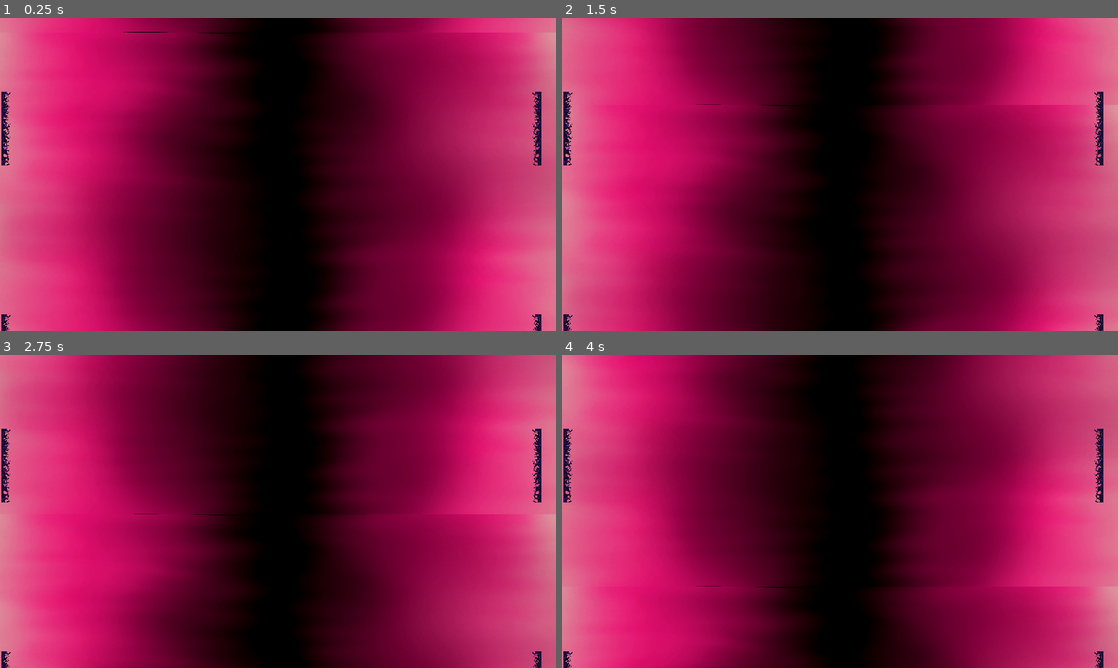
Above: before the commit, frames 1-4 (two rows, left to right).
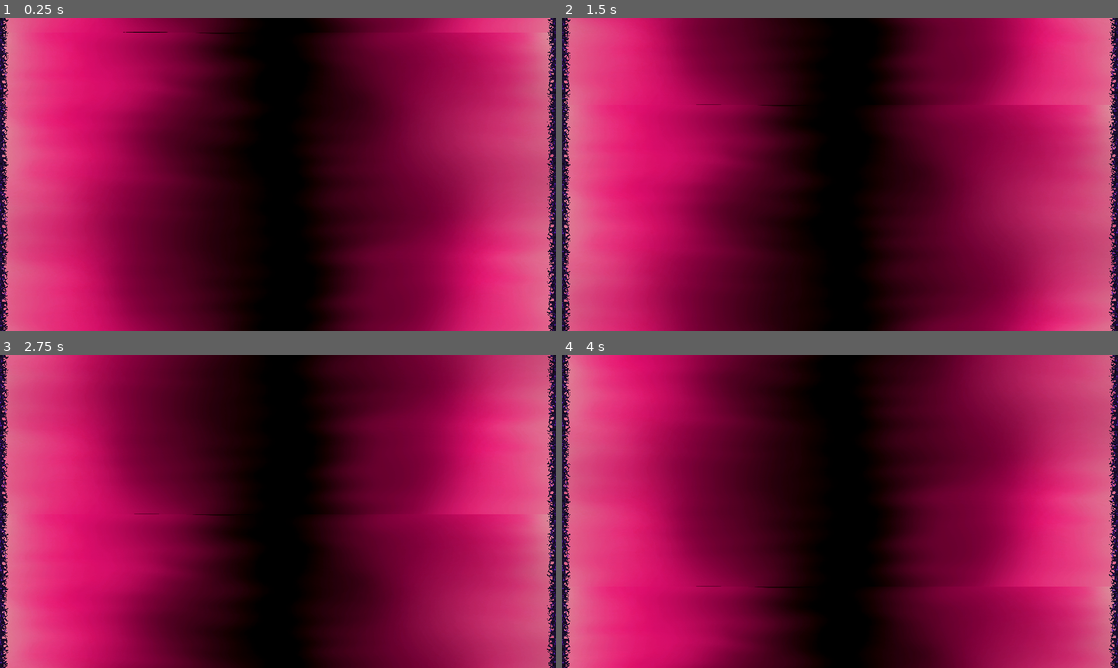
Above: after the commit, the same moments.

Repository: Seblis/Weaponized
Game: Godot game, scene res://levels/background/parallax_background.tscn
Two runs of this game, one before a commit and one after it. Both use one fixed random seed, a clock stepped at 60 frames per second and the inputs below. The project has no main scene, so this scene is started directly.
Inputs (mouse positions are in pixels of both pictures, inside the frame that each line leads up to):
- Up to frame 1 (0.25 s): no input
- Up to frame 2 (1.5 s): move the mouse to (962, 158) at 0.52 s; hold D (move_right) 0.53-1.28 s; hold Space (fire) 0.53-1.28 s; move the mouse to (728, 190) at 1.27 s; hold S (move_down) from 1.28 s (still down); tap Space (fire) at 1.35 s
- Up to frame 3 (2.75 s): move the mouse to (333, 442) at 2.02 s; release S (move_down) at 2.03 s; hold D (move_right) from 2.03 s (still down); hold Space (fire) from 2.03 s (still down)
- Up to frame 4 (4 s): move the mouse to (812, 574) at 2.77 s; release D (move_right) at 2.78 s; release Space (fire) at 2.78 s; hold W (move_up) 2.78-3.53 s; tap Space (fire) at 2.85 s; move the mouse to (1006, 558) at 3.52 s; hold A (move_left) from 3.53 s (still down); hold Space (fire) from 3.53 s (still down)

The runs differ from the first frame. In frame 1, 2.2% of the frame differs, in the area x 0-100%, y 0-100%; in frame 2, 2.2%; in frame 3, 2.2%; in frame 4, 2.2%.

Commit message:
Updated frame
updated Acid frame file
updated frame node position

Diff:
--- a/levels/background/parallax_background.gd
+++ b/levels/background/parallax_background.gd
@@ -6,13 +6,15 @@
 @export var slide_speed = 200
 
 @onready var sprite = $ParallaxLayer/Sprite2D
-@onready var left_frame = $ParallaxFrames/LeftFrame
-@onready var right_frame = $ParallaxFrames/RightFrame
+@onready var left_frame = $Frames/LeftFrame
+@onready var right_frame = $Frames/RightFrame
+@onready var frames = $Frames
 func _ready() -> void:
 	sprite.texture = background_texture
-	left_frame.texture = frame_texture
-	right_frame.texture = frame_texture
-	#frames.RightFrame.
+	#left_frame.texture = frame_texture
+	#right_frame.texture = frame_texture
+	for x in frames.get_children():
+		x.texture = frame_texture
 func _physics_process(delta: float) -> void:
 	sprite.region_rect.position.y -= delta * slide_speed
 	# pick correct numbers for Vector2 below
--- a/levels/background/parallax_background.tscn
+++ b/levels/background/parallax_background.tscn
@@ -1,15 +1,14 @@
-[gd_scene load_steps=6 format=3 uid="uid://b2bou7crdj5ri"]
+[gd_scene load_steps=5 format=3 uid="uid://b2bou7crdj5ri"]
 
 [ext_resource type="Script" path="res://levels/background/parallax_background.gd" id="1_kiemq"]
 [ext_resource type="Texture2D" uid="uid://gu4vu2x5dmyc" path="res://levels/background/Ruby_BG.png" id="2_4p07c"]
 [ext_resource type="Texture2D" uid="uid://bbgeadrbj7bdy" path="res://levels/background/Acid_BG.png" id="2_6splg"]
-[ext_resource type="Texture2D" uid="uid://c10fryjdd7pfr" path="res://levels/background/Acid_Side_BG.png" id="2_bo6i0"]
-[ext_resource type="Texture2D" uid="uid://du44r4j2kg567" path="res://levels/background/Void_Side_BG.png" id="3_ahc11"]
+[ext_resource type="Texture2D" uid="uid://du44r4j2kg567" path="res://levels/background/Void_Side_BG.png" id="3_njlmj"]
 
 [node name="ParallaxBackground" type="ParallaxBackground"]
 script = ExtResource("1_kiemq")
 background_texture = ExtResource("2_4p07c")
-frame_texture = ExtResource("3_ahc11")
+frame_texture = ExtResource("3_njlmj")
 
 [node name="ParallaxLayer" type="ParallaxLayer" parent="."]
 motion_mirroring = Vector2(1920, 1080)
@@ -21,6 +20,7 @@
 region_rect = Rect2(0, 0, 1920, 1080)
 
 [node name="ParallaxFrames" type="ParallaxLayer" parent="."]
+visible = false
 motion_mirroring = Vector2(0, 768)
 
 [node name="LeftFrame" type="Sprite2D" parent="ParallaxFrames"]
@@ -31,22 +31,46 @@
 position = Vector2(1854, 382)
 
 [node name="Frames" type="Node2D" parent="."]
-visible = false
 
 [node name="LeftFrame" type="Sprite2D" parent="Frames"]
-position = Vector2(67, 382)
-texture = ExtResource("2_bo6i0")
+position = Vector2(15, 128)
 flip_h = true
 
-[node name="SecondLeftFrame" type="Sprite2D" parent="Frames"]
-position = Vector2(64, 1149)
-texture = ExtResource("2_bo6i0")
+[node name="LeftFrame2" type="Sprite2D" parent="Frames"]
+position = Vector2(14, 384)
+flip_h = true
+
+[node name="LeftFrame3" type="Sprite2D" parent="Frames"]
+position = Vector2(15, 627)
+flip_h = true
+
+[node name="LeftFrame4" type="Sprite2D" parent="Frames"]
+position = Vector2(15, 883)
+flip_h = true
+
+[node name="LeftFrame5" type="Sprite2D" parent="Frames"]
+position = Vector2(15, 1139)
 flip_h = true
 
 [node name="RightFrame" type="Sprite2D" parent="Frames"]
+position = Vector2(1905, 126)
+
+[node name="RightFrame2" type="Sprite2D" parent="Frames"]
+position = Vector2(1904, 382)
+
+[node name="RightFrame3" type="Sprite2D" parent="Frames"]
+position = Vector2(1905, 625)
+
+[node name="RightFrame4" type="Sprite2D" parent="Frames"]
+position = Vector2(1905, 881)
+
+[node name="RightFrame5" type="Sprite2D" parent="Frames"]
+position = Vector2(1905, 1137)
+
+[node name="RightFrameBackup" type="Sprite2D" parent="Frames"]
+visible = false
 position = Vector2(1854, 382)
-texture = ExtResource("2_bo6i0")
 
-[node name="SecondRightFrame" type="Sprite2D" parent="Frames"]
+[node name="SecondRightFrameBackup" type="Sprite2D" parent="Frames"]
+visible = false
 position = Vector2(1854, 1140)
-texture = ExtResource("2_bo6i0")
Binary file changed: levels/background/Acid_Side_BG.png
Not shown, changed: levels/background/Acid_Side_BG.png.import
